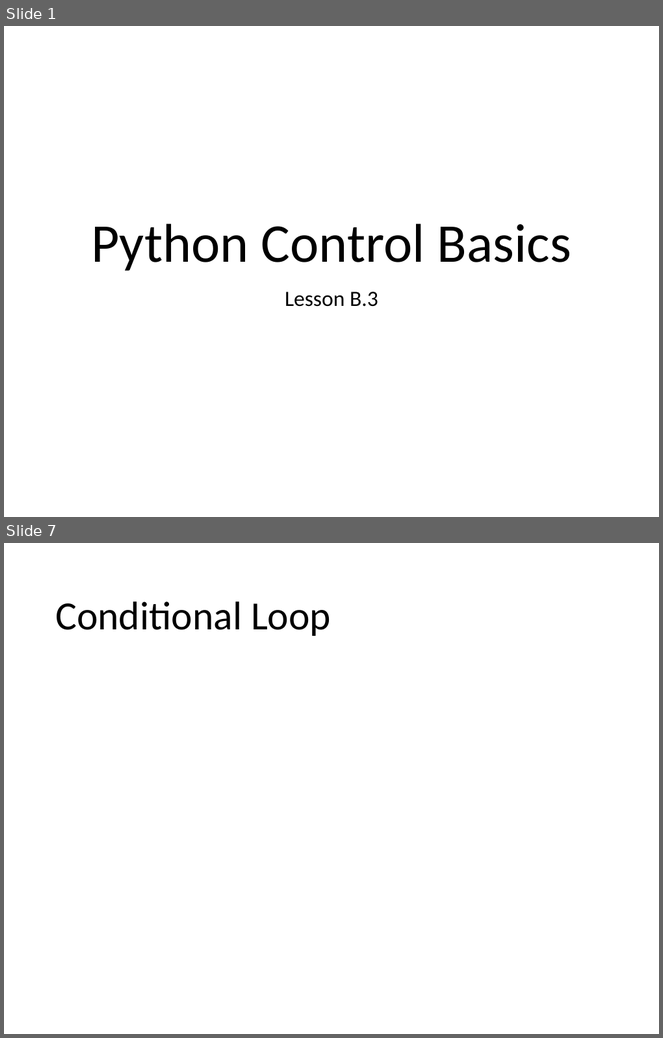
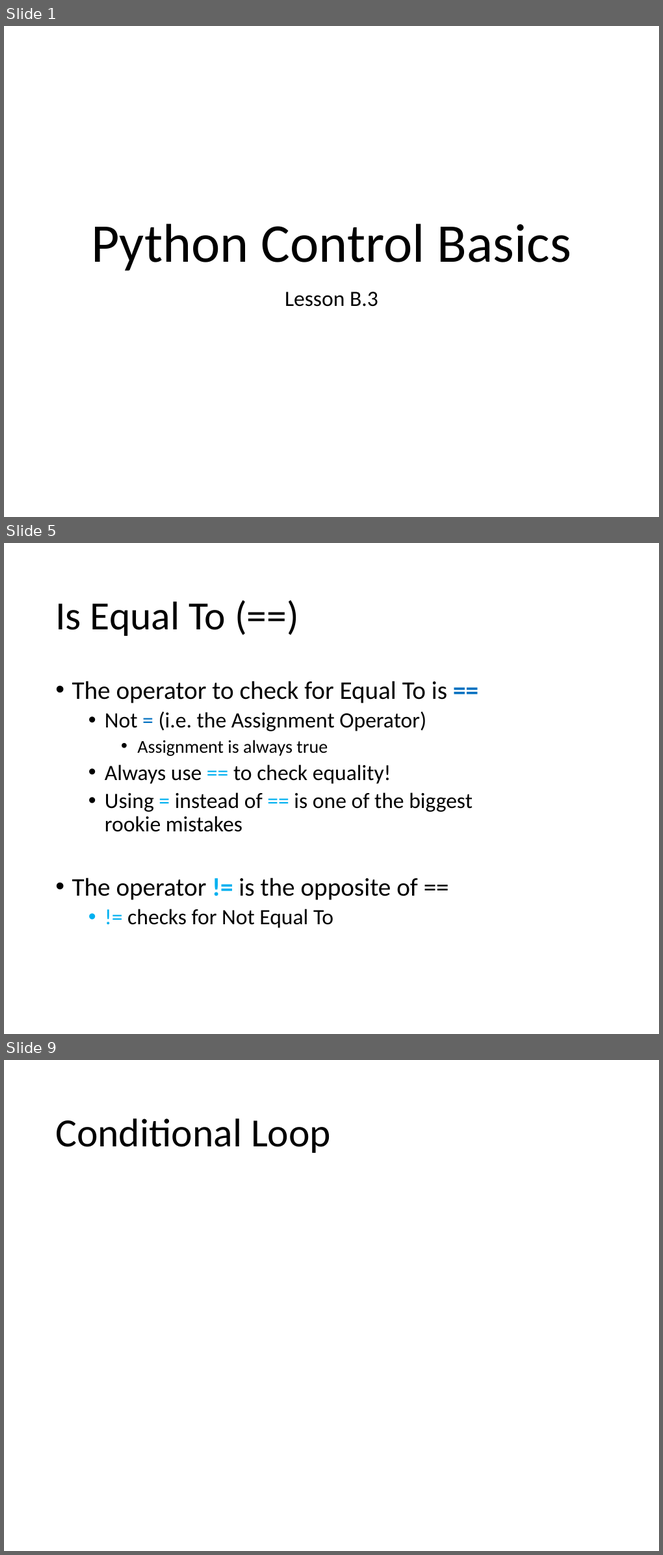
Before and after one commit to Greg5519/ICS2O0, a slide deck: Topic B Programming Introduction/B.3 Lesson - Python Control Basics.pptx. Shown one above the other, each under a label of ours: slides 1 and 7 before the commit, slides 1, 5 and 9 after it; the slides between them are not shown. The pictures are 663x1038 and 663x1555 pixels, drawn with LibreOffice and Linux fonts; fonts in the diff are those of the drawing. Boxes give left, top, right and bottom in pixels: in the first picture for what was removed or moved away, otherwise in the second. Text is boxed around its words. In the diff, an @@ line names an element or a change of style, - is before the commit and + after.

```diff
--- a/Topic B Programming Introduction/B.3 Lesson - Python Control Basics.pptx
+++ b/Topic B Programming Introduction/B.3 Lesson - Python Control Basics.pptx
@@ slide 5 added at [4,543,659,1034], background #FFFFFF @@
@@ title added at [55,601,226,636], 44 pt, text #000000 @@
+Is Equal To (==)
@@ text added at [72,681,473,928], 24 pt, text #000000 @@
+• The operator to check for Equal To is ==
+  • Not = (i.e. the Assignment Operator)
+    • Assignment is always true
+  • Always use == to check equality!
+  • Using = instead of == is one of the biggest
+    rookie mistakes
+• The operator != is the opposite of ==
+  • != checks for Not Equal To
@@ what was slide 7 is now slide 9 @@
```
Also in this commit, not shown: 1 slide changed, 6 other slides added, 4 slides removed, 1 other file.
